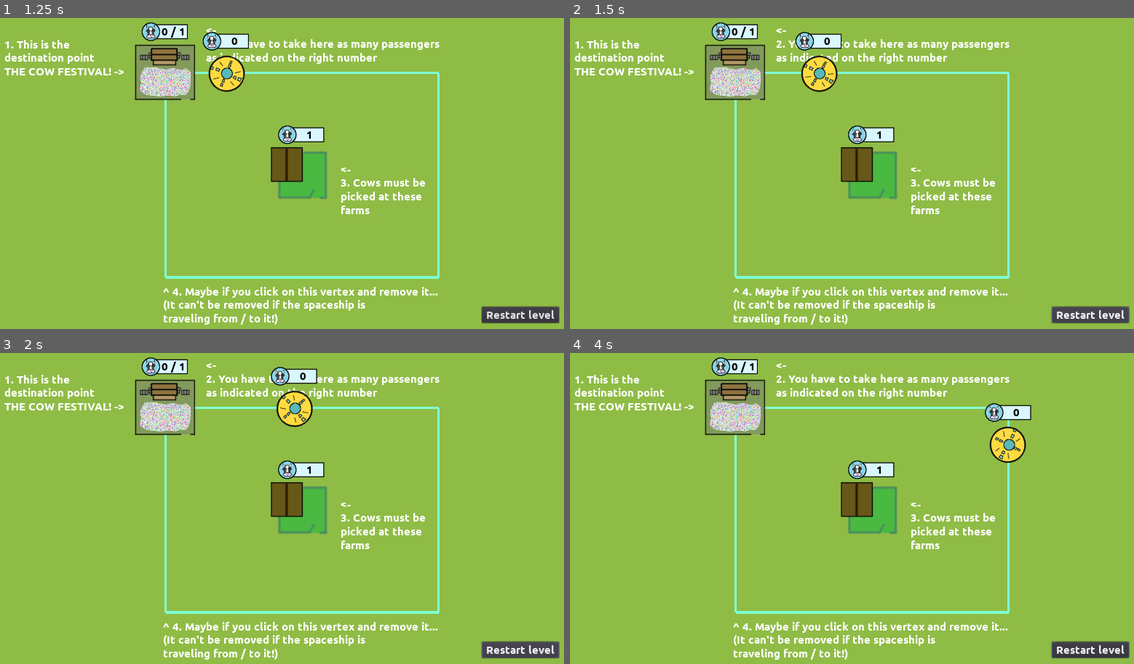
Above: before the commit, frames 1-4 (two rows, left to right).
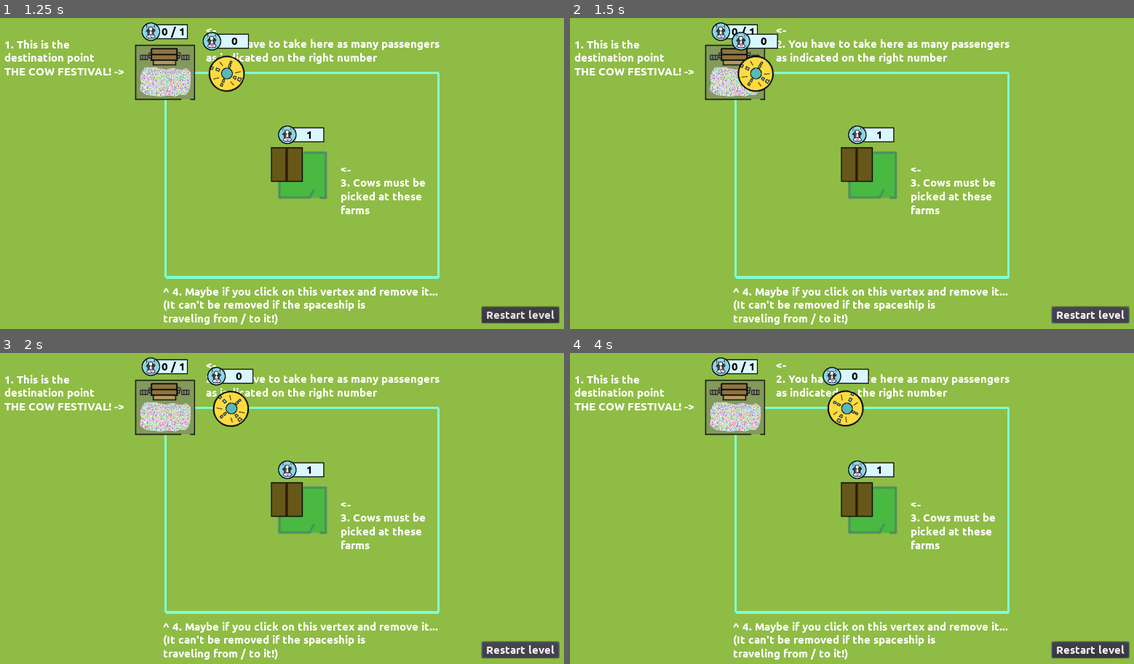
Above: after the commit, the same moments.

Repository: moisesjbc/ufo-taxi
Game: Godot game, scene res://menus/main_menu/main_menu.tscn
Two runs of this game, one before a commit and one after it. Both use one fixed random seed, a clock stepped at 60 frames per second and the inputs below.
Inputs (mouse positions are in pixels of both pictures, inside the frame that each line leads up to):
- Up to frame 1 (1.25 s): click "Start game" at 0.5 s
- Up to frame 2 (1.5 s): click "Restart level" at 1.25 s
- Up to frame 3 (2 s): no input
- Up to frame 4 (4 s): click "Restart level" at 2 s; click "Restart level" at 2.75 s; move the mouse to (812, 567) at 3.52 s; click (812, 567) at 3.67 s

Frame 1 is identical in both runs. In frame 2, 2.0% of the frame differs, in the area x 28-49%, y 4-24%; in frame 3, 2.0%; in frame 4, 2.1%, in the area x 44-82%, y 4-36%.
Error before the commit: Invalid type in function 'load_from_file' in base 'Node (level.gd)'. Cannot convert argument 2 from Nil to int. (res://gameplay/main/main.gd:24)

Commit message:
Added a new path scene for the level editor

Diff:
--- a/godot-project/gameplay/main/level.gd
+++ b/godot-project/gameplay/main/level.gd
@@ -29,6 +29,9 @@
 
 	var dict = JSON.parse(text).result
 
+	self.campaign_index = campaign_index
+	self.level_index = level_index
+
 	load_from_dict(dict)
 	file.close()
 
@@ -38,10 +41,6 @@
 	pickup_area_positions = self._read_vector2_list_from_json(dict['pickup_area_positions'])
 	area_51_positions = self._read_vector2_list_from_json(dict['area_51_positions'])
 	n_remaining_actions = dict['n_remaining_actions']
-
-	self.campaign_index = campaign_index
-	self.level_index = level_index
-
 
 	for child in get_children():
 		child.queue_free()
--- /dev/null
+++ b/godot-project/gameplay/path/path.gd
@@ -0,0 +1,88 @@
+extends Node2D
+
+var closed = true
+var nodes = []
+var current_node = null
+var current_edge = null
+
+func set_nodes(nodes):
+	self.nodes = nodes.cloned()
+
+func _draw():
+	for i in range(len(nodes) - 1):
+		draw_line(nodes[i], nodes[i+1], get_edge_color(i), 5)
+	if closed:
+		draw_line(nodes[len(nodes) - 1], nodes[0], get_edge_color(len(nodes) - 1), 5)
+
+	if current_node != null:
+		draw_circle(nodes[current_node], 10, Color.blue)
+
+func get_edge_color(edge_index):
+	if edge_index != current_edge:
+		return Color.aquamarine
+	else:
+		return Color.blue
+
+func get_closest_node(mouse_position):
+	var closest_node_index = 0
+	var closest_distance = nodes[closest_node_index].distance_to(mouse_position)
+	for i in range(1, len(nodes)):
+		var new_distance = nodes[i].distance_to(mouse_position)
+		if new_distance < closest_distance:
+			closest_node_index = i
+			closest_distance = new_distance
+
+	return closest_node_index
+
+func get_closest_edge(mouse_position, ref_node, max_distance):
+	var next_node = nodes[get_next_index(ref_node)]
+	var previous_node = nodes[get_previous_index(ref_node)]
+	var current_node = nodes[ref_node]
+
+	var next_pos_multiplier = 0.5
+	var previous_pos_multiplier = 0.5
+	var next_pos = Vector2((current_node.x + next_node.x) * next_pos_multiplier, (current_node.y + next_node.y) * next_pos_multiplier)
+	var previous_pos = Vector2((previous_node.x + current_node.x) * previous_pos_multiplier, (previous_node.y + current_node.y) * previous_pos_multiplier)
+
+	var distance_to_next_pos = mouse_position.distance_to(next_pos)
+	var distance_to_previous_pos = mouse_position.distance_to(previous_pos)
+
+	if distance_to_next_pos < distance_to_previous_pos:
+		if distance_to_next_pos < max_distance:
+			return ref_node
+	else:
+		if distance_to_previous_pos < max_distance:
+			return get_previous_index(ref_node)
+	return null
+
+func get_previous_index(current_index):
+	if current_index > 0:
+		return current_index - 1
+	else:
+		return len(nodes) - 1
+
+func get_next_index(current_index):
+	if current_index < len(nodes) - 1:
+		return current_index + 1
+	else:
+		return 0
+
+func highlight_node(node_index):
+	if node_index != current_node:
+		current_edge = null
+		current_node = node_index
+		update()
+
+func highlight_edge(edge_index):
+	if edge_index != current_edge:
+		current_node = null
+		current_edge = edge_index
+		update()
+
+func push_node(new_position):
+	nodes.push_back(new_position)
+	update()
+
+func close():
+	closed = true
+	update()
--- /dev/null
+++ b/godot-project/gameplay/path/path.tscn
@@ -0,0 +1,6 @@
+[gd_scene load_steps=2 format=2]
+
+[ext_resource path="res://gameplay/path/path.gd" type="Script" id=1]
+
+[node name="path" type="Node2D"]
+script = ExtResource( 1 )
--- a/godot-project/level_editor/main/level_editor.gd
+++ b/godot-project/level_editor/main/level_editor.gd
@@ -1,9 +1,9 @@
 extends Node2D
 
 func _ready():
-	$railtrack.closed = false
+	$path.closed = false
 
 func stop():
 	if get_node('main'):
 		get_node('main').queue_free()
-		$railtrack.visible = true
+		$path.visible = true
--- a/godot-project/level_editor/main/level_editor.tscn
+++ b/godot-project/level_editor/main/level_editor.tscn
@@ -3,8 +3,8 @@
 [ext_resource path="res://level_editor/main/state_machine/state_machine.gd" type="Script" id=1]
 [ext_resource path="res://level_editor/main/state_machine/add_vertices.gd" type="Script" id=2]
 [ext_resource path="res://level_editor/main/level_editor.gd" type="Script" id=3]
-[ext_resource path="res://gameplay/railtrack/railtrack.tscn" type="PackedScene" id=4]
 [ext_resource path="res://level_editor/main/state_machine/idle.gd" type="Script" id=5]
+[ext_resource path="res://gameplay/path/path.tscn" type="PackedScene" id=6]
 
 [node name="level_editor" type="Node2D"]
 script = ExtResource( 3 )
@@ -46,7 +46,7 @@
 "_edit_use_anchors_": false
 }
 
-[node name="railtrack" parent="." instance=ExtResource( 4 )]
+[node name="path" parent="." instance=ExtResource( 6 )]
 [connection signal="pressed" from="state_machine/idle/tools_container/add_vertices_button" to="state_machine/idle" method="_on_add_vertices_button_pressed"]
 [connection signal="pressed" from="state_machine/idle/tools_container/play_button" to="state_machine/idle" method="_on_play_button_pressed"]
 [connection signal="pressed" from="state_machine/add_vertices/add_vertices_exit_button" to="state_machine/add_vertices" method="_on_add_vertices_exit_button_pressed"]
--- a/godot-project/level_editor/main/state_machine/add_vertices.gd
+++ b/godot-project/level_editor/main/state_machine/add_vertices.gd
@@ -5,10 +5,10 @@
 
 func input(event):
 	if (event is InputEventMouseButton or event is InputEventScreenTouch) and event.pressed and not Rect2($add_vertices_exit_button.rect_position, $add_vertices_exit_button.rect_size).has_point(event.position):
-		var mouse_position = level_editor.get_node('railtrack').to_local(event.position)
-		level_editor.get_node('railtrack').push_node(mouse_position)
+		var mouse_position = level_editor.get_node('path').to_local(event.position)
+		level_editor.get_node('path').push_node(mouse_position)
 
 
 func _on_add_vertices_exit_button_pressed():
-	level_editor.get_node('railtrack').close()
+	level_editor.get_node('path').close()
 	state_machine.set_current_state('idle')
--- a/godot-project/level_editor/main/state_machine/idle.gd
+++ b/godot-project/level_editor/main/state_machine/idle.gd
@@ -10,13 +10,13 @@
 
 func _on_play_button_pressed():
 	var level_dict = {}
-	level_dict['railtrack_nodes'] = _vector2_array_to_json_dist(level_editor.get_node('railtrack').nodes)
+	level_dict['railtrack_nodes'] = _vector2_array_to_json_dist(level_editor.get_node('path').nodes)
 	level_dict['pickup_area_positions'] = []
 	level_dict['area_51_positions'] = []
 	level_dict['n_remaining_actions'] = null
 	level_dict['texts'] = []
 
-	level_editor.get_node('railtrack').visible = false
+	level_editor.get_node('path').visible = false
 	var main_scene = load("res://gameplay/main/main.tscn")
 	var main = main_scene.instance()
 	level_editor.add_child(main)
